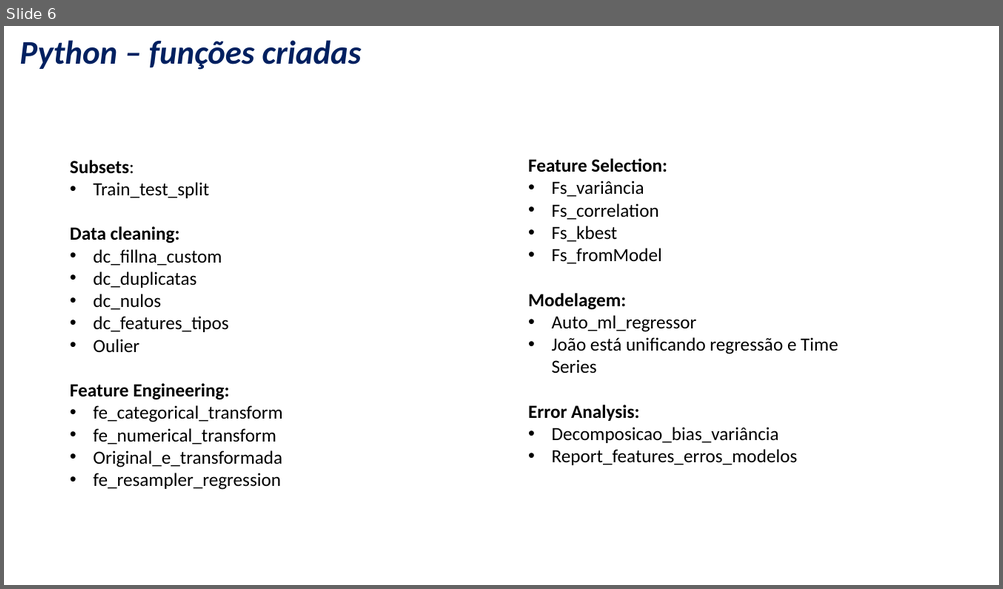
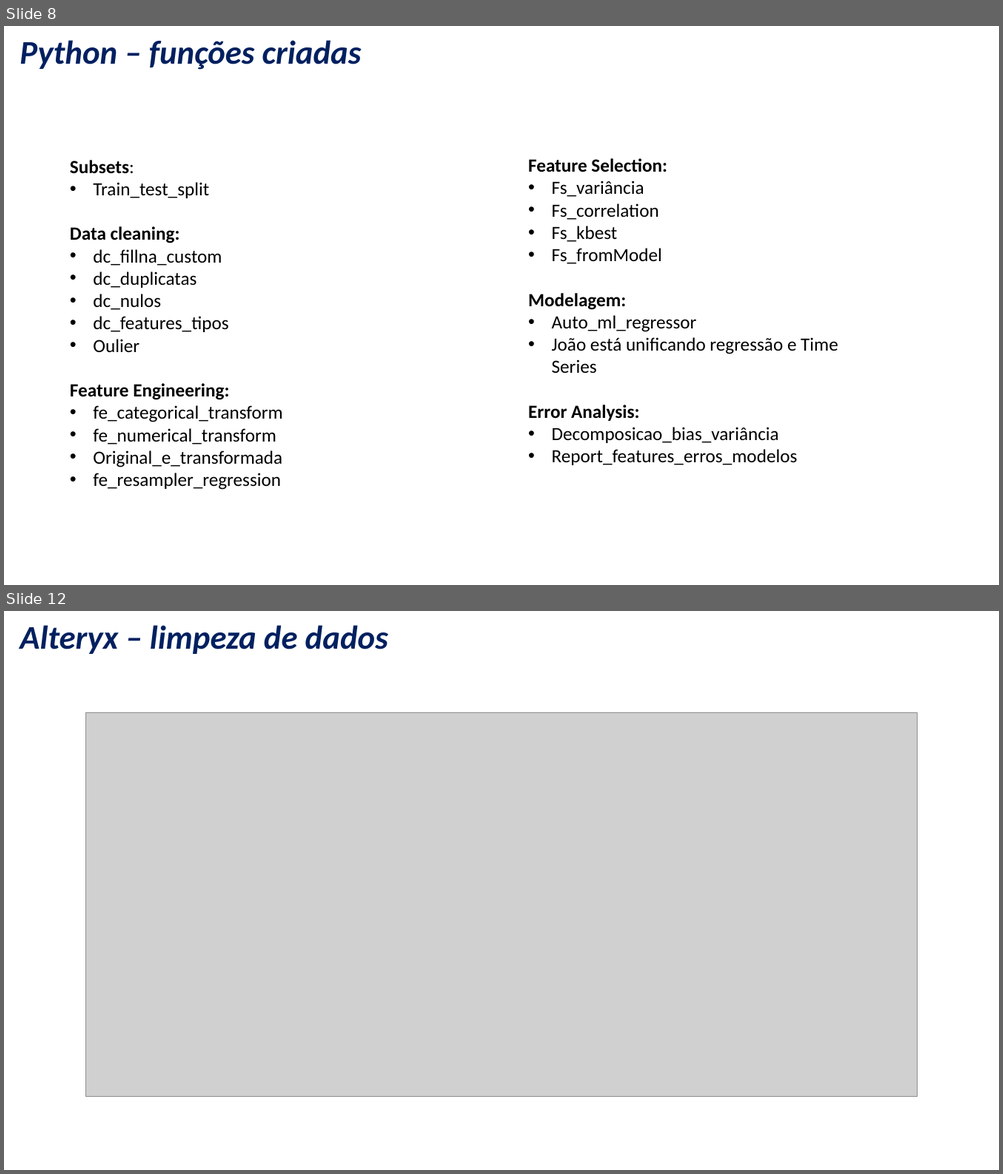
Before and after one commit to nogueira-cavalcante/data_science_framework, a slide deck: relevant_files/Framework_advanced_analytics.pptx. Shown one above the other, each under a label of ours: slide 6 before the commit, slides 8 and 12 after it; the slides between them are not shown. The pictures are 1003x589 and 1003x1174 pixels, drawn with LibreOffice and Linux fonts; fonts in the diff are those of the drawing; grey boxes stand for pictures; background and template pictures are left out. Boxes give left, top, right and bottom in pixels: in the first picture for what was removed or moved away, otherwise in the second. Text is boxed around its words. In the diff, an @@ line names an element or a change of style, - is before the commit and + after.

```diff
--- a/relevant_files/Framework_advanced_analytics.pptx
+++ b/relevant_files/Framework_advanced_analytics.pptx
@@ slide 12 added at <box>4,611,999,1170</box>, background picture (left out) @@
@@ title added at <box>20,625,388,654</box>, 32 pt, text #002060, bold, italic @@
+Alteryx – limpeza de dados
@@ picture added at <box>85,712,917,1096</box> @@
@@ what was slide 6 is now slide 8 @@
```
Also in this commit, not shown: 5 slides changed, 8 other slides added, 1 slide removed, 10 other files.
